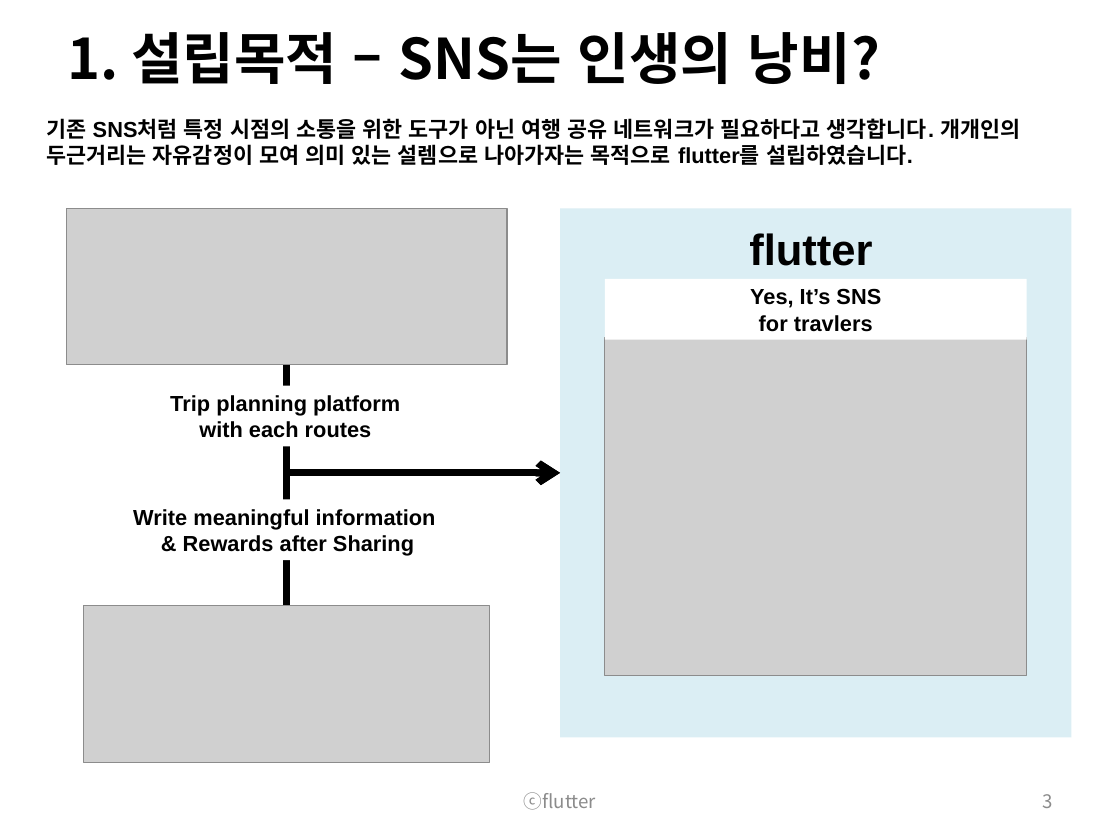
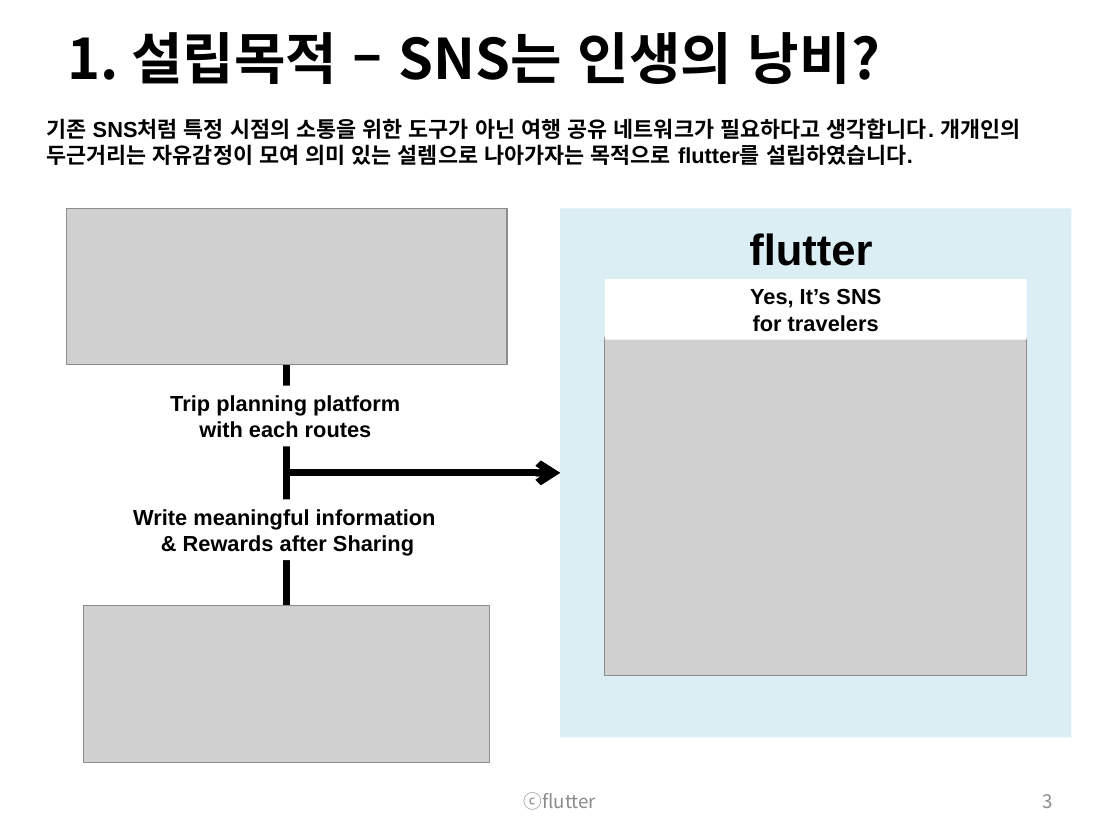
Before and after one commit to wooramc/soop_rep, a slide deck: slide 3 of flutter business plan_Dcamp.pptx. Drawn at 1120x840 pixels with LibreOffice and Linux fonts; fonts in the diff are those of the drawing; grey boxes stand for pictures. Boxes give left, top, right and bottom in pixels: in the first picture for what was removed or moved away, otherwise in the second. Text is boxed around its words. In the diff, an @@ line names an element or a change of style, - is before the commit and + after.

```diff
--- a/flutter business plan_Dcamp.pptx
+++ b/flutter business plan_Dcamp.pptx
@@ text in rectangle at (753,315,879,332): text changed @@
-for travlers
+for travelers
```
Also in this commit, not shown: 3 other slides changed, 1 other file.
